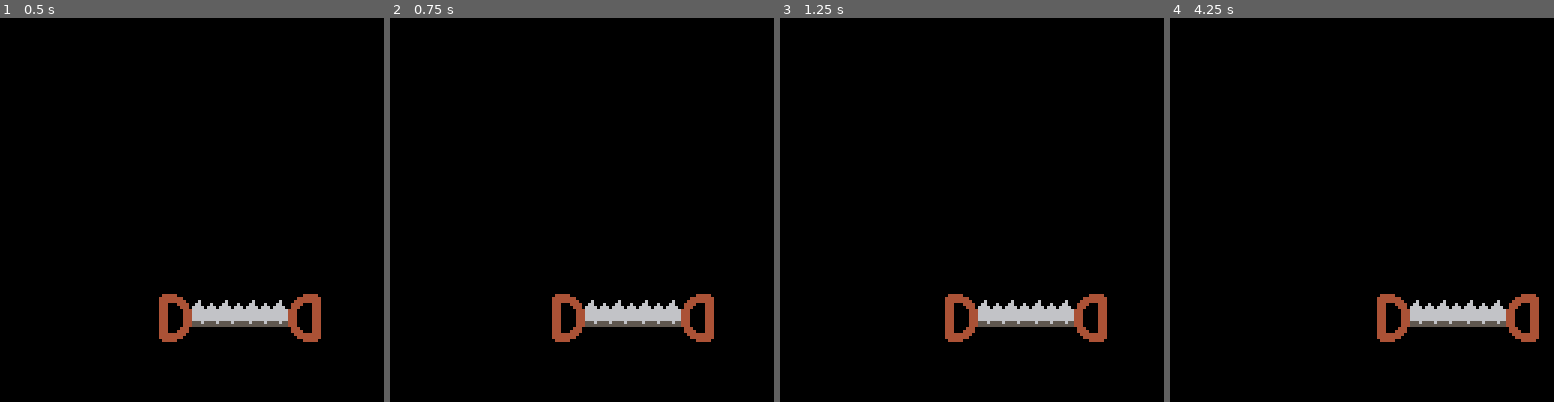
Above: before the commit, frames 1-4 (left to right).
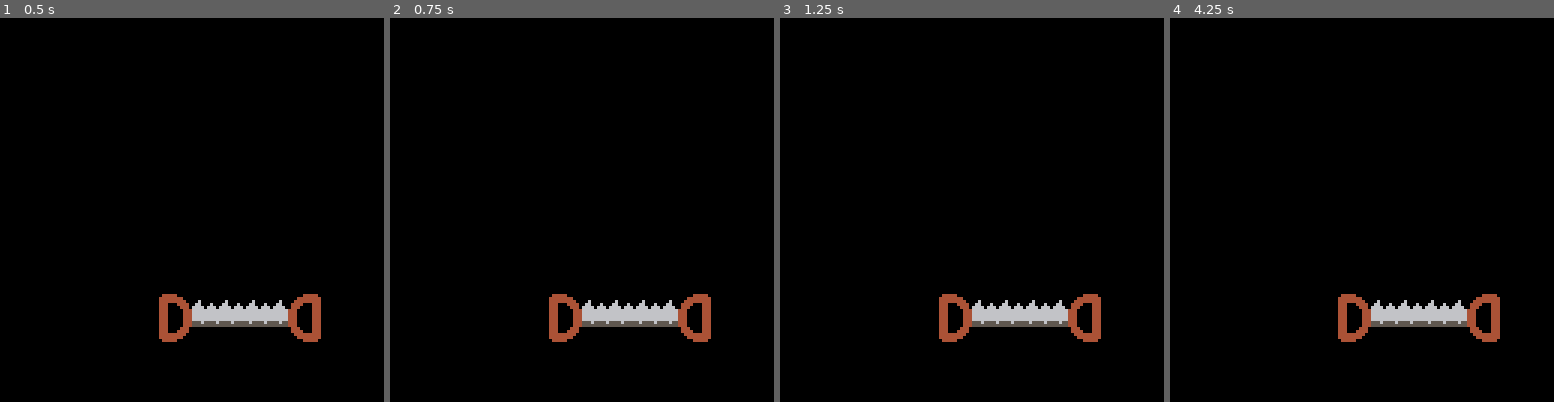
Above: after the commit, the same moments.

Repository: Fabi14/Auf-jeden-Fall
Game: PICO-8 cartridge ajf.p8
Two runs of this game, one before a commit and one after it. Both use one fixed random seed, a clock stepped at 60 frames per second and the inputs below.
Inputs:
- Up to frame 1 (0.5 s): no input
- Up to frame 2 (0.75 s): tap O (Z key) at 0.7 s
- Up to frame 3 (1.25 s): no input
- Up to frame 4 (4.25 s): tap O (Z key) every 0.4 s from 1.7 to 4.1 s

Frame 1 is identical in both runs. In frame 2, 0.9% of the frame differs, in the area x 41-85%, y 71-85%; in frame 3, 1.6%; in frame 4, 3.3%, in the area x 43-97%, y 71-85%.

Commit message:
min max saw distance + saw dx

Diff:
--- a/ajf.p8
+++ b/ajf.p8
@@ -1,12 +1,30 @@
 pico-8 cartridge // http://www.pico-8.com
 version 42
 __lua__
-
+debug = ""
 create_saw = function()
-    local saw = {x =64,y=100}
+    local saw = {x=64,y=100,dx=0}
     saw.draw = function(saw)
         --rectfill(saw.x - 16, saw.y - 8, saw.x + 16, saw.y + 8, 8)
         spr(1,saw.x - 16, saw.y - 8, 8, 2)
+    end
+
+    saw.update = function (saw)
+        if btn(4, 0) and not btn(4, 1) then
+            if(saw.dx<0) saw.dx*=-1
+            saw.dx += 0.05
+
+        elseif not btn(4, 0) and btn(4, 1) then
+            if(saw.dx>0) saw.dx*=-1
+            saw.dx -= 0.05
+        elseif btn(4, 0) and btn(4, 1) then
+            saw.dx-=0.3*saw.dx
+        end
+        saw.x += saw.dx*0.1
+        if saw.x < 50 or saw.x >78 then
+            saw.dx = 0
+        end
+
     end
     return saw
 end
@@ -22,17 +40,13 @@
 _draw = function()
     cls(0)
     saw:draw()
+    print(debug,0,0)
 end
 -->8
 --update
 
 _update = function()
-    if btn(4, 0) and not btn(4, 1) then
-        saw.x += 1
-    end
-    if not btn(4, 0) and btn(4, 1) then
-        saw.x -= 1
-    end
+    saw:update()
 end
 
 __gfx__
